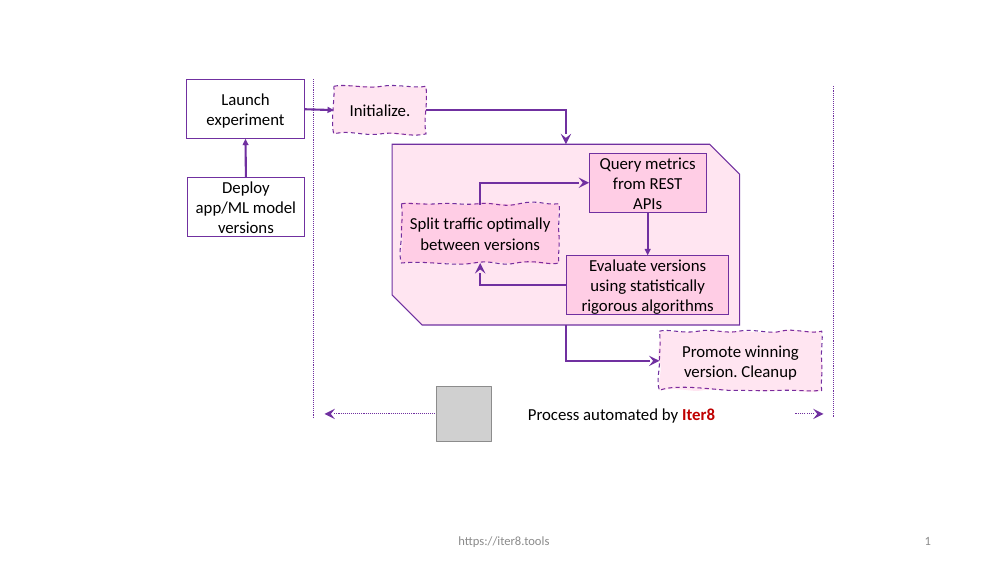
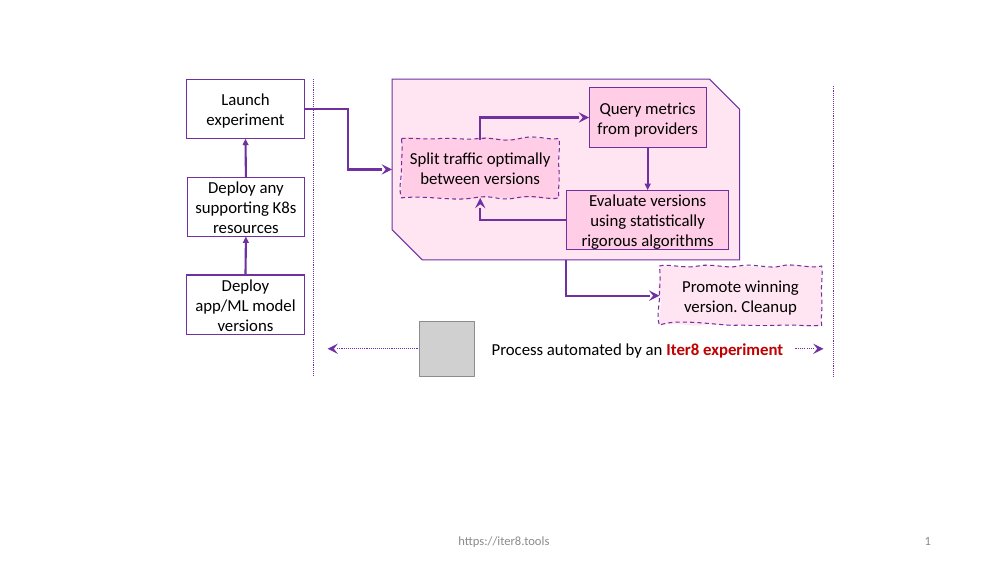
Before and after one commit to iter8-tools/iter8, a slide deck: slide 1 of mkdocs/docs/images/src/what-is-iter8.pptx. Drawn at 1008x567 pixels with LibreOffice and Linux fonts; fonts in the diff are those of the drawing; grey boxes stand for pictures. Boxes give left, top, right and bottom in pixels: in the first picture for what was removed or moved away, otherwise in the second. Text is boxed around its words. In the diff, an @@ line names an element or a change of style, - is before the commit and + after.

Commit message:
Initial commit for kfserving abtesting (#639)

```diff
--- a/mkdocs/docs/images/src/what-is-iter8.pptx
+++ b/mkdocs/docs/images/src/what-is-iter8.pptx
@@ line moved from (313, 79) - (313, 417) to (313, 79) - (313, 377) @@
@@ freeform shape removed at (334, 86, 426, 134) @@
-Initialize.
@@ 3 elbow arrows, 2 freeform shapes, 2 rectangles, 2 arrows, 1 snip diag rect: place and size @@
-3 elbow arrows, 2 freeform shapes, 2 rectangles, 2 arrows, 1 snip diag rect at (392, 144, 823, 414)
+3 elbow arrows, 2 freeform shapes, 2 rectangles, 2 arrows, 1 snip diag rect at (392, 79, 823, 349)
@@ line moved from (834, 86) - (834, 417) to (834, 86) - (834, 377) @@
@@ elbow arrow moved from (426, 110) - (566, 144) to (304, 110) - (392, 169) @@
@@ arrow removed from (304, 110) to (334, 110) @@
@@ text in rectangle at (597, 102, 698, 137): text changed @@
-Query metrics from REST APIs
+Query metrics from providers
@@ text in rectangle at (195, 181, 297, 238): text changed @@
-Deploy app/ML model versions
+Deploy any supporting K8s resources
@@ arrow added from (246, 275) to (246, 237), #7030A0 2 pt @@
@@ rectangle added at (187, 275, 304, 334), fill #FFFFFF, outline #7030A0 1 pt, 16 pt, text #000000 @@
+Deploy app/ML model versions
@@ picture: place and size @@
-picture at (436, 386, 492, 442)
+picture at (419, 321, 474, 377)
@@ arrow moved from (324, 414) - (436, 414) to (327, 349) - (419, 349) @@
@@ text at (492, 343, 783, 358): text changed @@
-Process automated by Iter8
+Process automated by an Iter8 experiment
```
Also in this commit, not shown: 52 other files.
